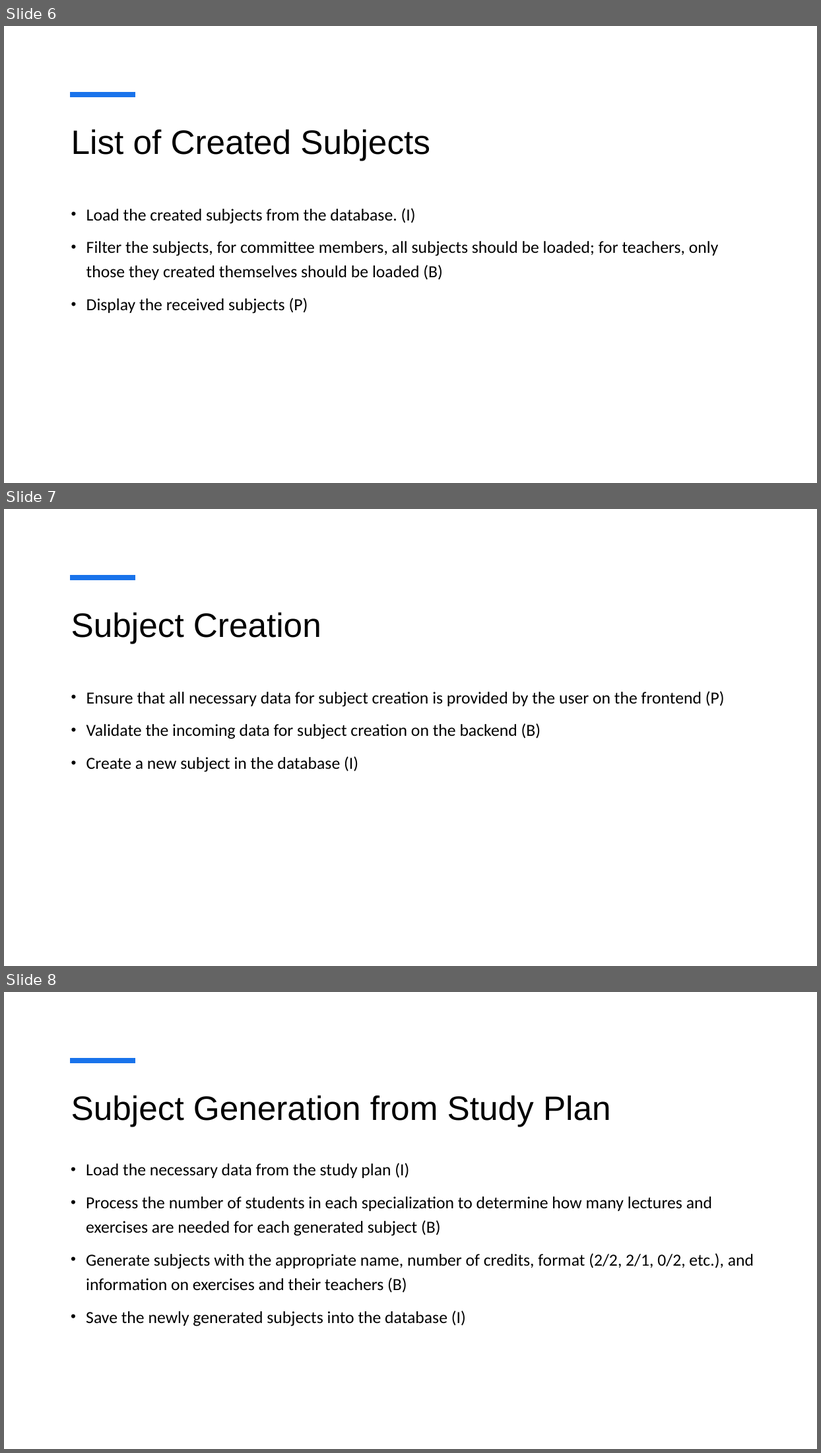
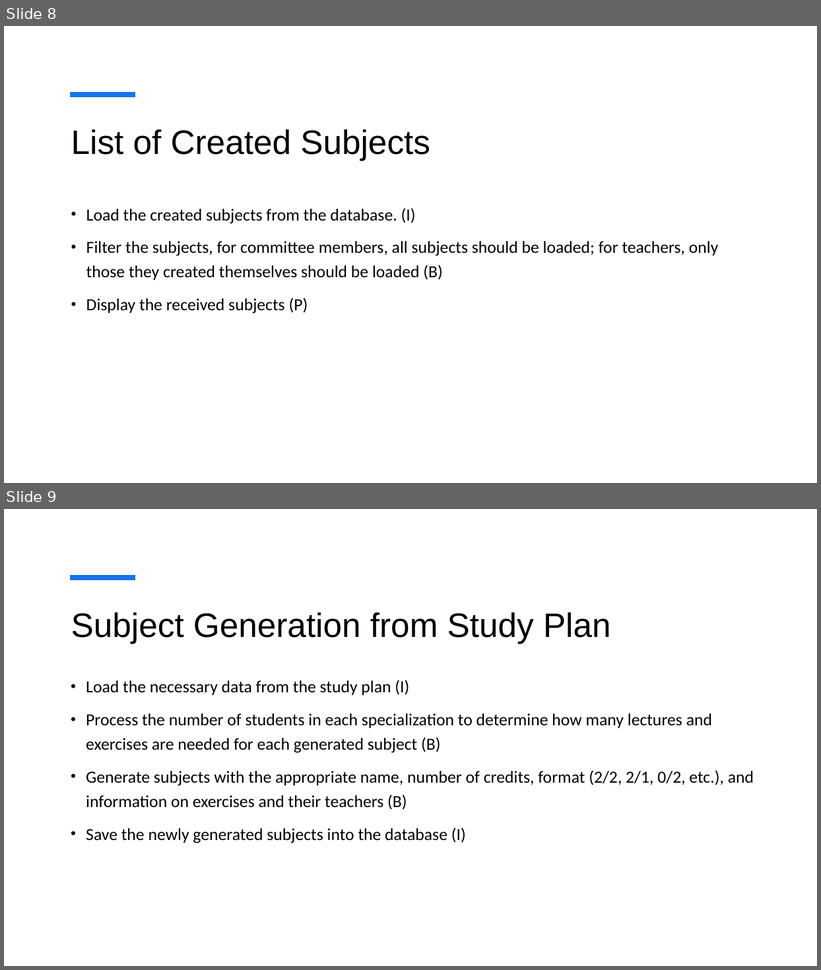
Before and after one commit to MiraZzle/NSWI130, a slide deck: milestone_1/sch2_milestone_1.pptx. Shown one above the other, each under a label of ours: slides 6, 7 and 8 before the commit, slides 8 and 9 after it. The pictures are 821x1453 and 821x970 pixels, drawn with LibreOffice and Linux fonts; fonts in the diff are those of the drawing. Boxes give left, top, right and bottom in pixels: in the first picture for what was removed or moved away, otherwise in the second. Text is boxed around its words. In the diff, an @@ line names an element or a change of style, - is before the commit and + after.

```diff
--- a/milestone_1/sch2_milestone_1.pptx
+++ b/milestone_1/sch2_milestone_1.pptx
@@ slide 7 removed at (4, 509, 817, 966), background #FFFFFF; not listed: 1 template element that a slide beside it also shows @@
@@ title removed at (71, 612, 321, 644) @@
-Subject Creation
@@ text removed at (86, 691, 725, 772) @@
-• Ensure that all necessary data for subject creation is provided by the user on the frontend (P)
-• Validate the incoming data for subject creation on the backend (B)
-• Create a new subject in the database (I)
@@ what was slide 6 is now slide 8 @@
@@ what was slide 8 is now slide 9 @@
```
Also in this commit, not shown: 2 slides changed, 7 slides added, 4 other slides removed.
